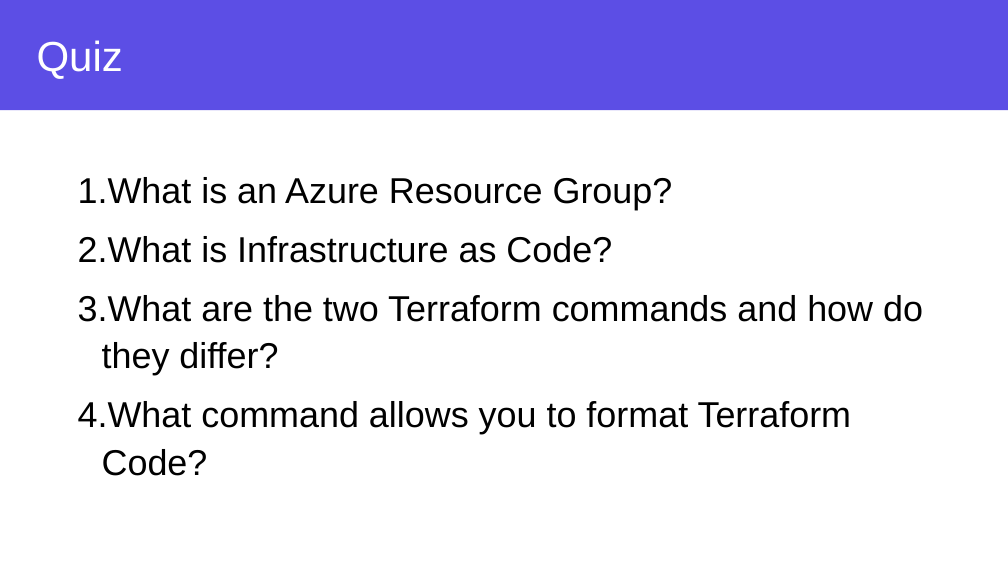
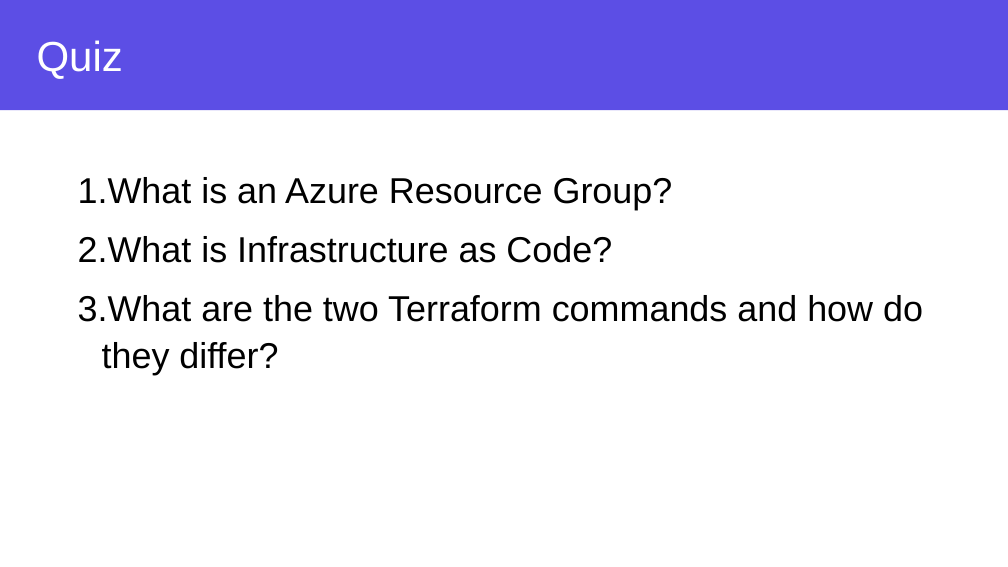
Before and after one commit to DheerajJoshi/azure-workshop-training, a slide deck: slide 62 of Slides/Azure and Terraform Workshop - Chapter 1.pptx. Drawn at 1008x567 pixels with LibreOffice and Linux fonts; fonts in the diff are those of the drawing; background and template pictures are left out. Boxes give left, top, right and bottom in pixels: in the first picture for what was removed or moved away, otherwise in the second. Text is boxed around its words. In the diff, an @@ line names an element or a change of style, - is before the commit and + after.

```diff
--- a/Slides/Azure and Terraform Workshop - Chapter 1.pptx
+++ b/Slides/Azure and Terraform Workshop - Chapter 1.pptx
@@ text at [78,401,852,476]: paragraph removed @@
-4. What command allows you to format Terraform Code?
```
Also in this commit, not shown: 3 other slides changed.
